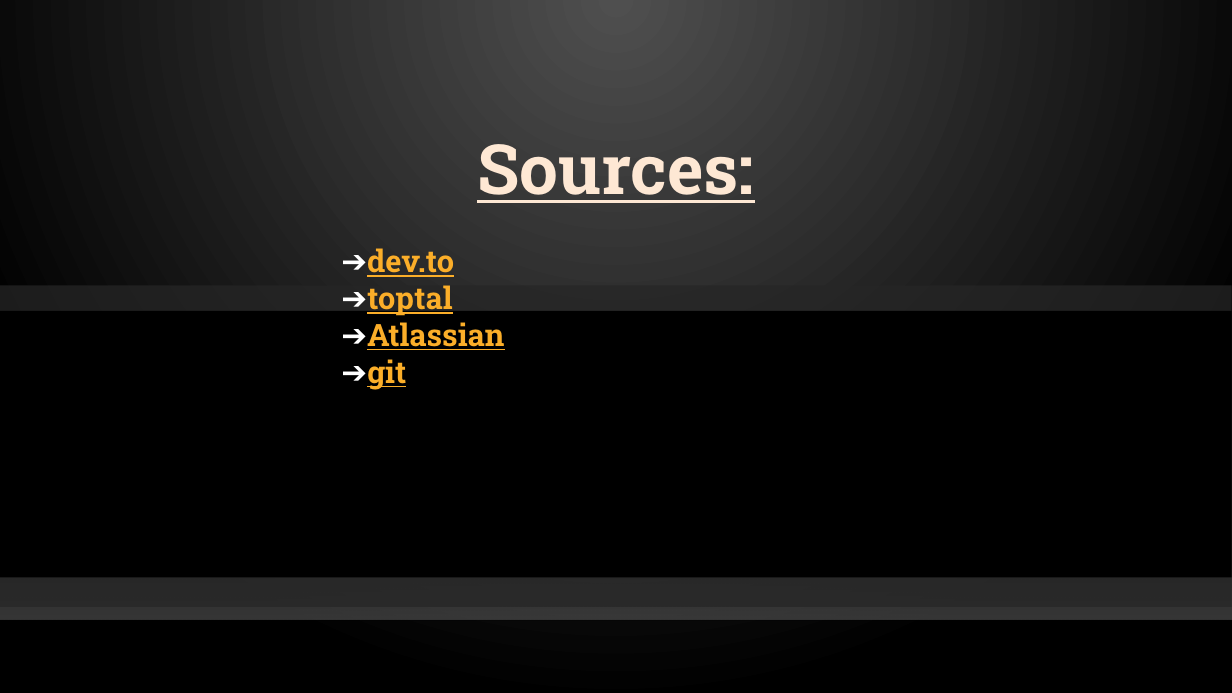
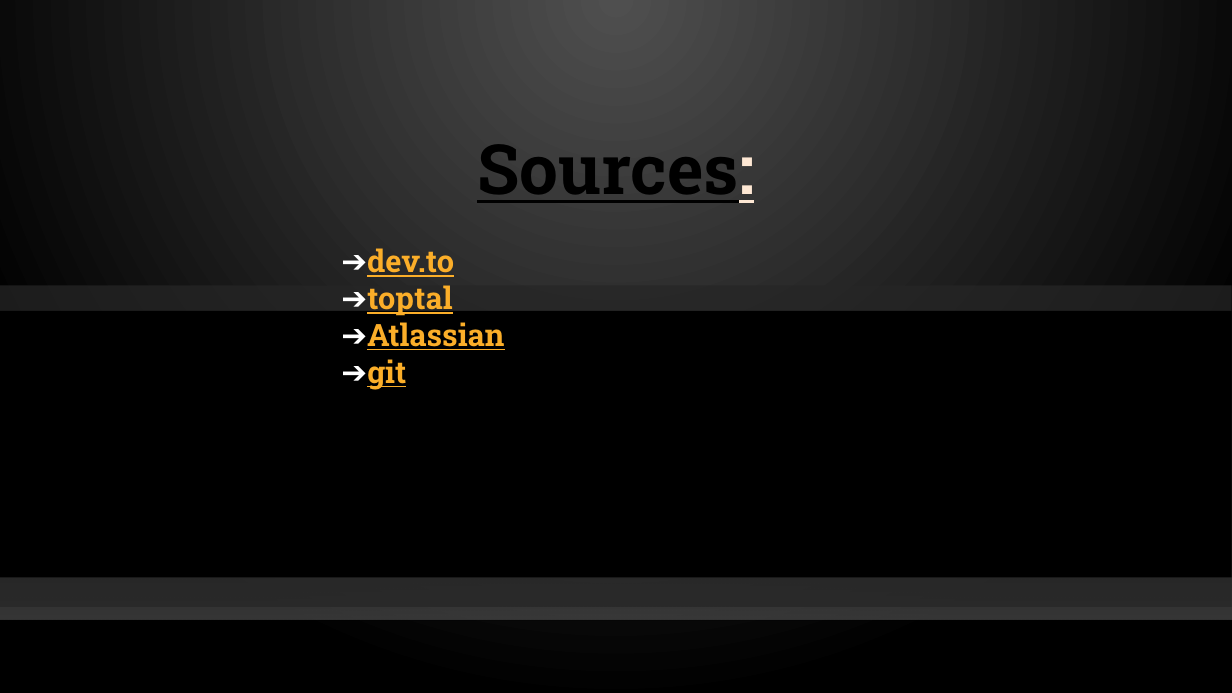
Before and after one commit to gwydion67/KOSS-presentation, a slide deck: slide 16 of New Git Concepts.pptx. Drawn at 1232x693 pixels with LibreOffice and Linux fonts; fonts in the diff are those of the drawing; background and template pictures are left out. Boxes give left, top, right and bottom in pixels: in the first picture for what was removed or moved away, otherwise in the second. Text is boxed around its words. In the diff, an @@ line names an element or a change of style, - is before the commit and + after.

```diff
--- a/New Git Concepts.pptx
+++ b/New Git Concepts.pptx
@@ text "Sources:" at (477,144,754,203): text colour pattern #FB8C29 on #FEE8D4 to #000000 in "Sources:" @@
```
Also in this commit, not shown: 1 slide added, 1 slide removed.
